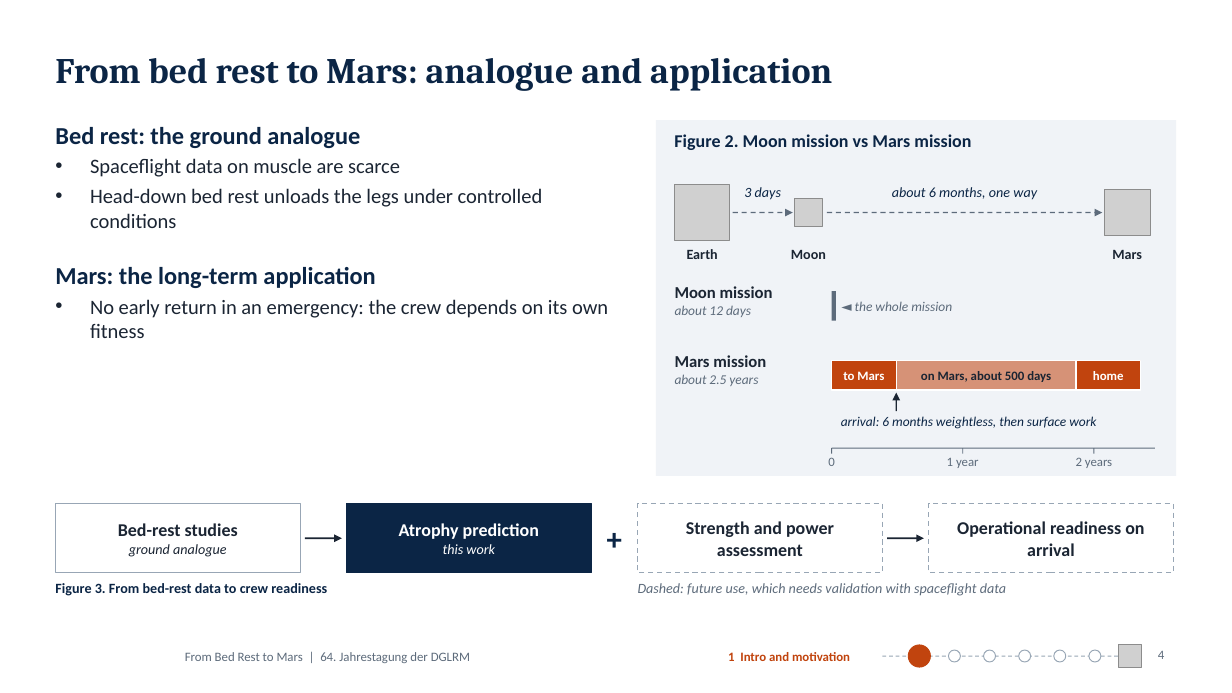
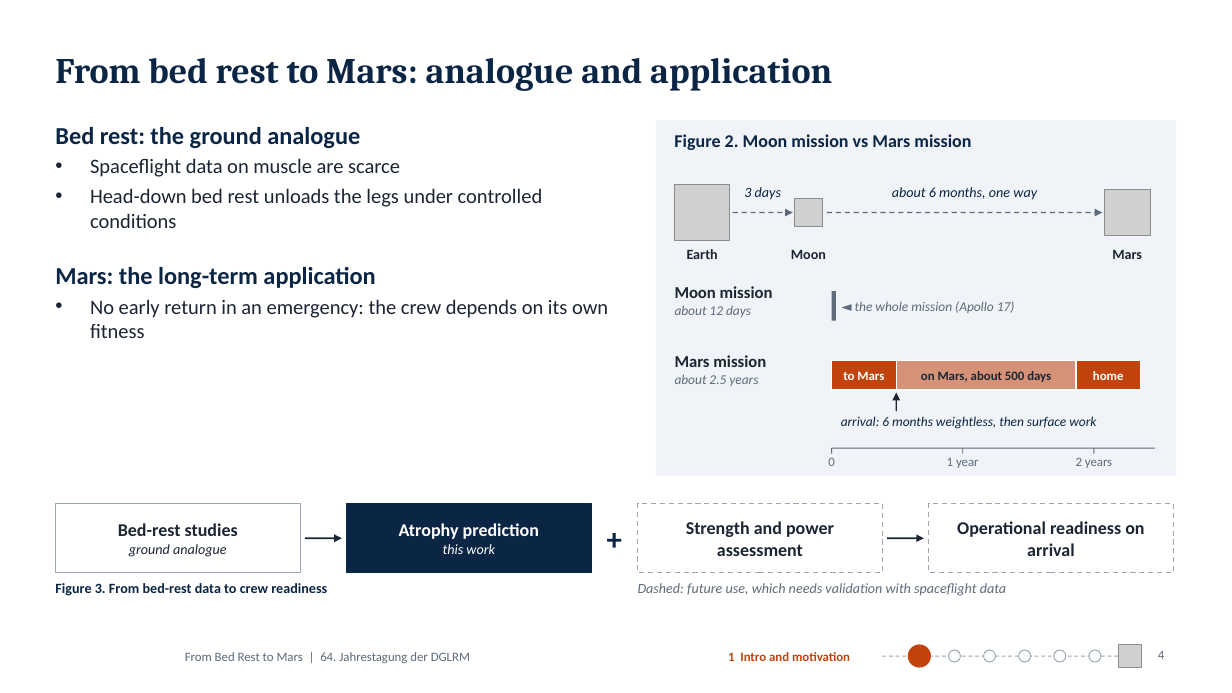
Before and after one commit to MiladBahariQaragoz/BedrestToMars, a slide deck: slide 4 of presentation/bed-rest-to-mars-talk.pptx. Drawn at 1232x693 pixels with LibreOffice and Linux fonts; fonts in the diff are those of the drawing; grey boxes stand for pictures; background and template pictures are left out. Boxes give left, top, right and bottom in pixels: in the first picture for what was removed or moved away, otherwise in the second. Text is boxed around its words. In the diff, an @@ line names an element or a change of style, - is before the commit and + after.

```diff
--- a/presentation/bed-rest-to-mars-talk.pptx
+++ b/presentation/bed-rest-to-mars-talk.pptx
@@ text at bbox=[855, 301, 1015, 313]: text changed @@
-◄ the whole mission
+◄ the whole mission (Apollo 17)
```
Also in this commit, not shown: 8 other slides changed, 3 other files.
